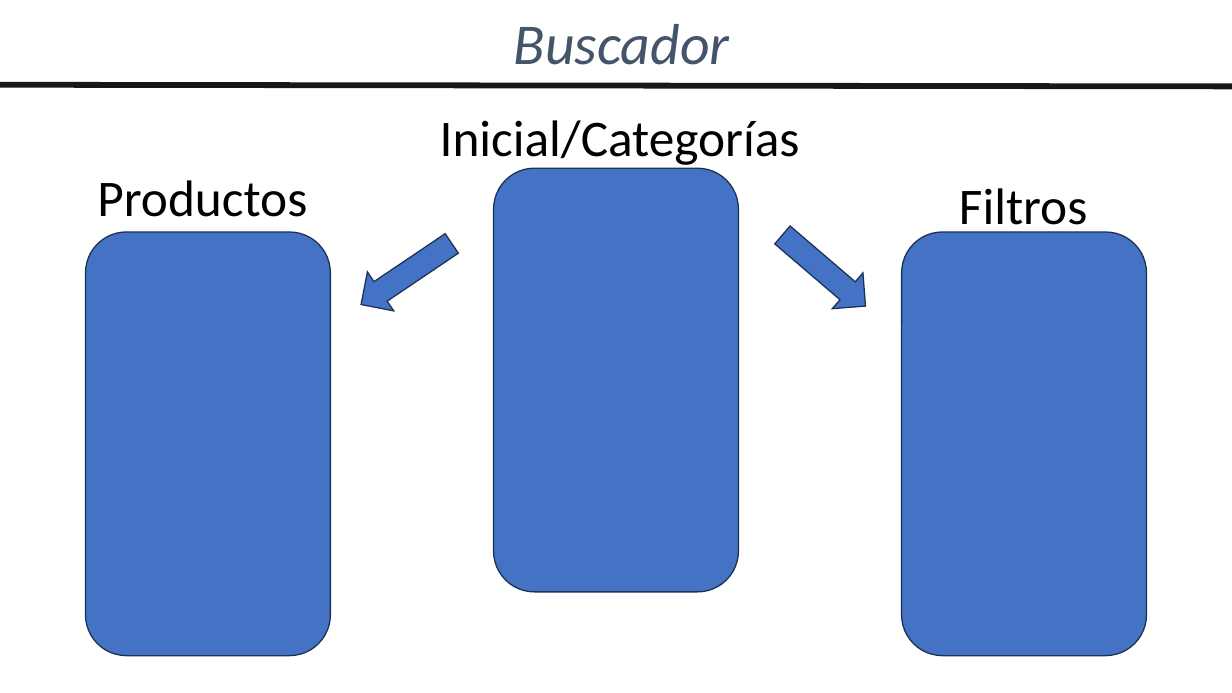
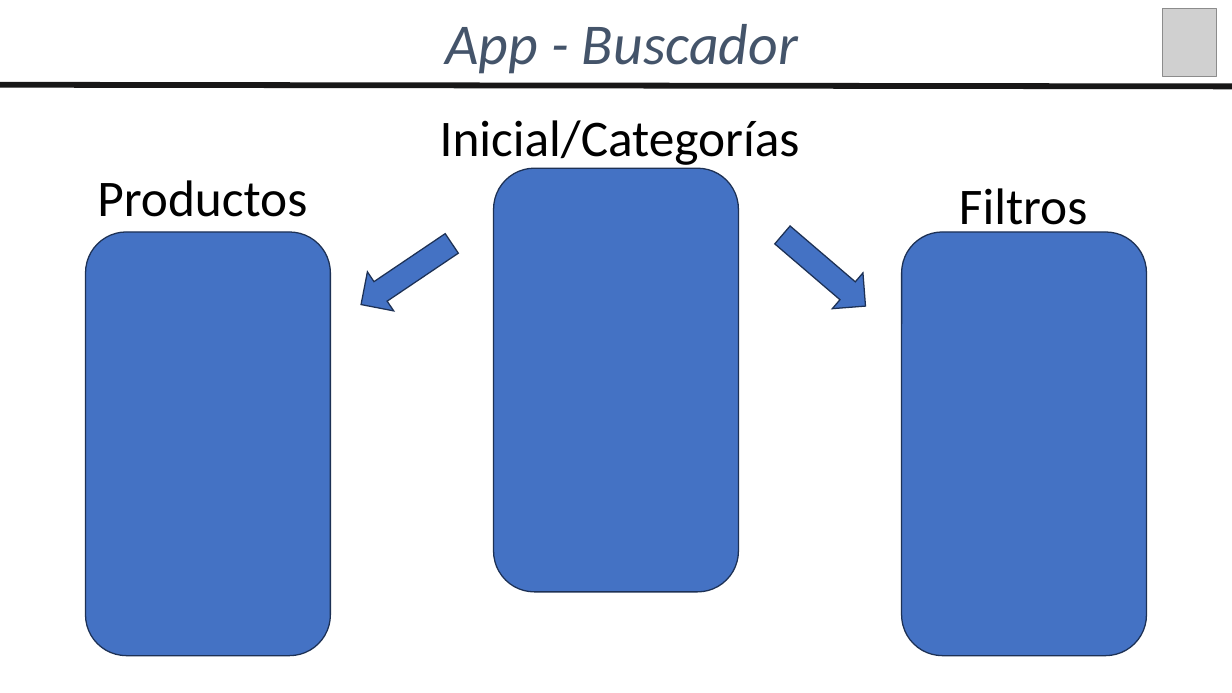
Before and after one commit to agchivite/Wewiza, a slide deck: slide 12 of 02_Documentacion/Presentacion_Wewiza.pptx (slide 4 before the commit). Drawn at 1232x693 pixels with LibreOffice and Linux fonts; fonts in the diff are those of the drawing; grey boxes stand for pictures. Boxes give left, top, right and bottom in pixels: in the first picture for what was removed or moved away, otherwise in the second. Text is boxed around its words. In the diff, an @@ line names an element or a change of style, - is before the commit and + after.

```diff
--- a/02_Documentacion/Presentacion_Wewiza.pptx
+++ b/02_Documentacion/Presentacion_Wewiza.pptx
@@ text at [445,24,798,74]: text changed @@
-Buscador
+App - Buscador
@@ picture added at [1163,8,1216,76] @@
```
Also in this commit, not shown: 7 other slides changed, 8 slides added, 2 slides removed.
